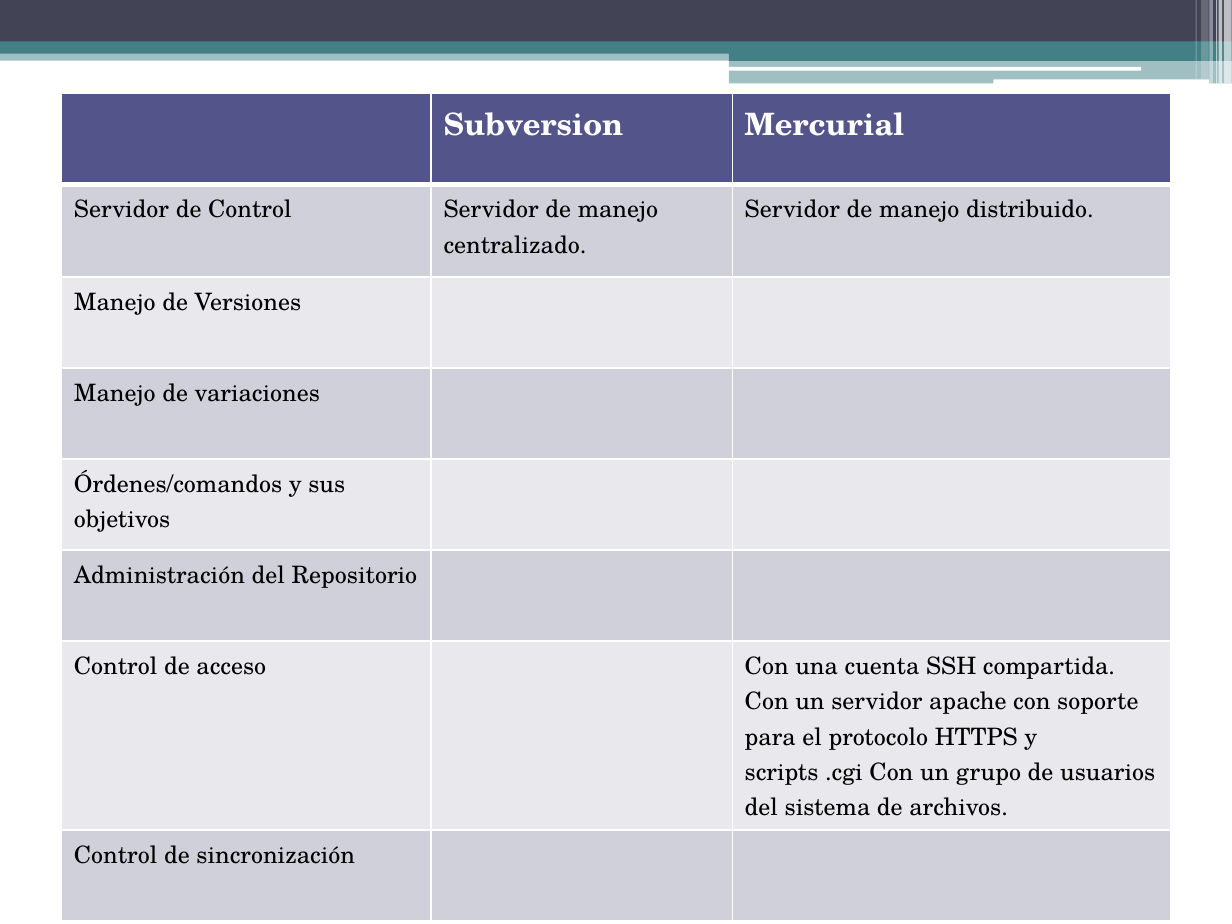
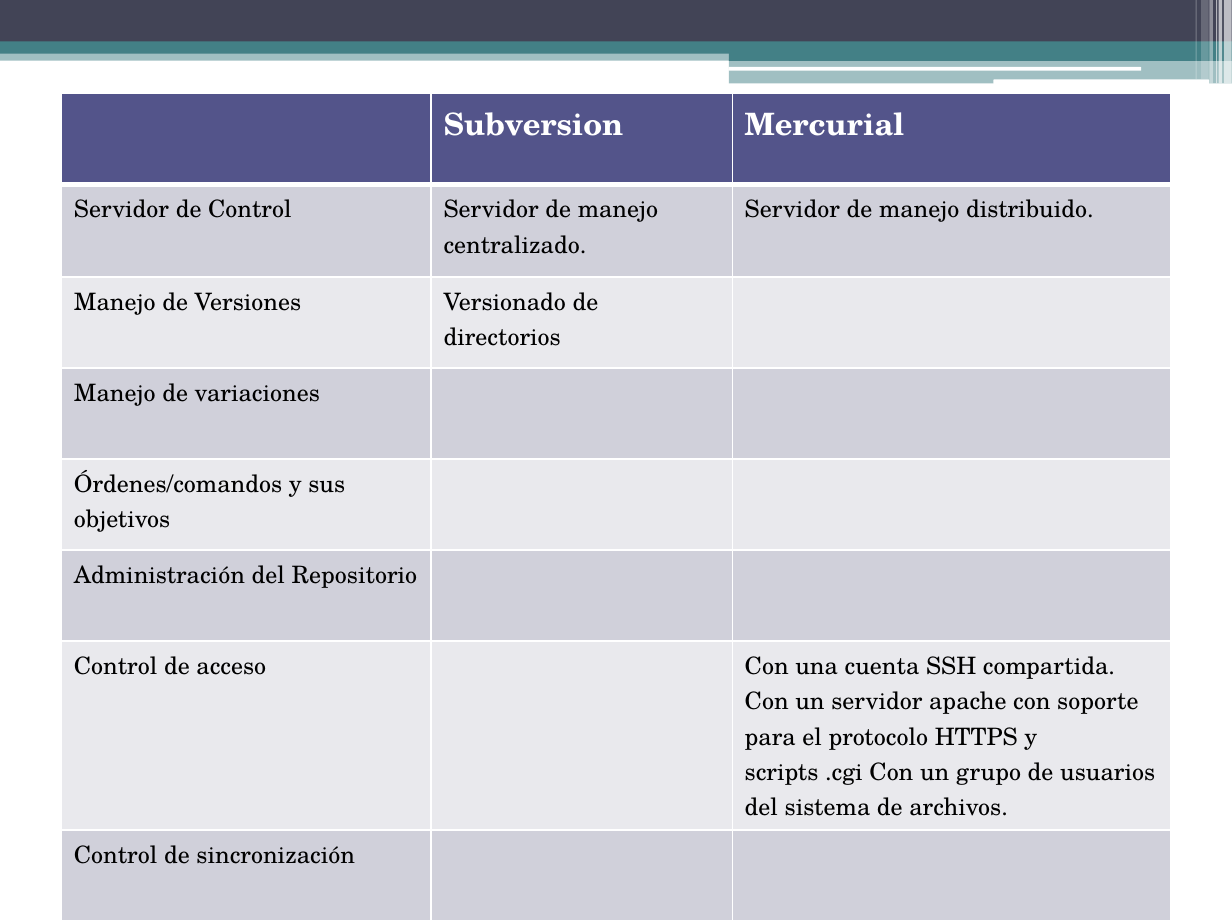
Before and after one commit to gabrielgag89/ing-sw-2012, a slide deck: slide 9 of Gestion de Configuracion.pptx. Drawn at 1232x924 pixels with LibreOffice and Linux fonts; fonts in the diff are those of the drawing. Boxes give left, top, right and bottom in pixels: in the first picture for what was removed or moved away, otherwise in the second. Text is boxed around its words. In the diff, an @@ line names an element or a change of style, - is before the commit and + after.

```diff
--- a/Gestion de Configuracion.pptx
+++ b/Gestion de Configuracion.pptx
@@ table at box(62, 94, 1170, 886) @@
-row 3, column 2: 
+row 3, column 2: Versionado de directorios
```
Also in this commit, not shown: 1 other slide changed, 6 slides added, 6 slides removed.
